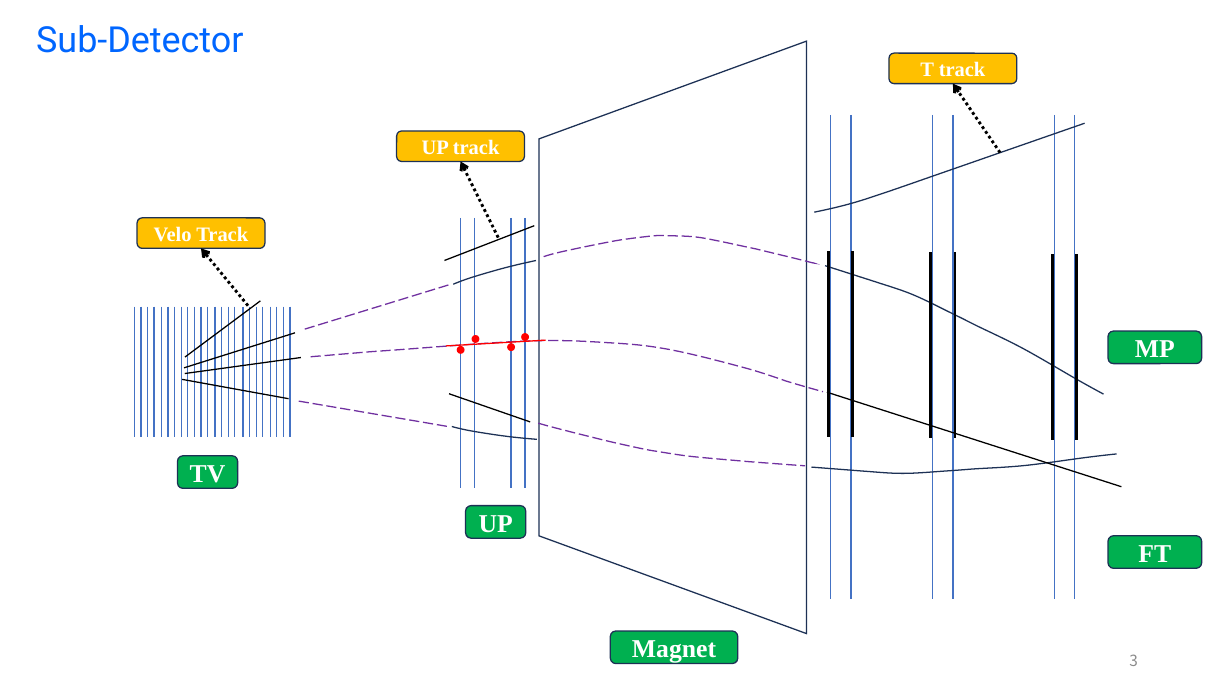
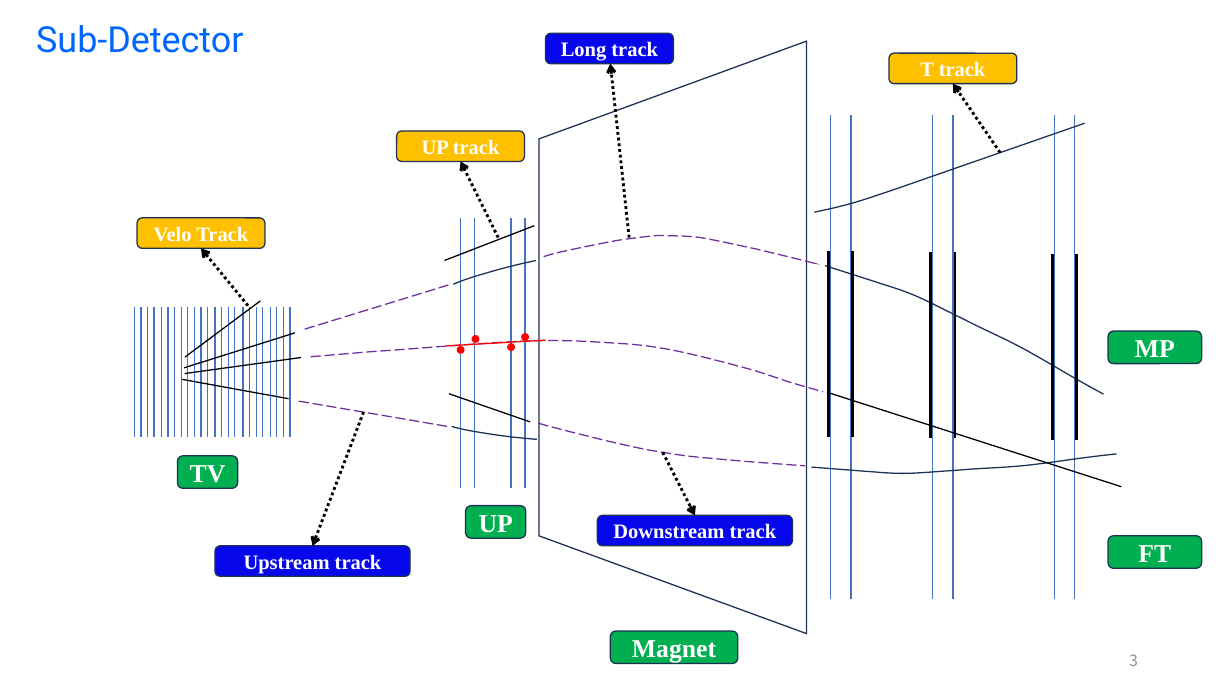
Before and after one commit to Easonfu1301/Notes-On-LHCb-Software, a slide deck: slide 3 of slidesforpre/260508-WP2-6.pptx. Drawn at 1232x693 pixels with LibreOffice and Linux fonts; fonts in the diff are those of the drawing. Boxes give left, top, right and bottom in pixels: in the first picture for what was removed or moved away, otherwise in the second. Text is boxed around its words. In the diff, an @@ line names an element or a change of style, - is before the commit and + after.

```diff
--- a/slidesforpre/260508-WP2-6.pptx
+++ b/slidesforpre/260508-WP2-6.pptx
@@ rounded rectangle added at [545, 33, 673, 64], fill #0707EC, outline #1E3256 1 pt, 16 pt, text #FFFFFF, bold @@
+Long track
@@ arrow added from (629, 238) to (611, 64), #000000 2.25 pt dashed @@
@@ arrow added from (363, 412) to (312, 546), #000000 2.25 pt dashed @@
@@ arrow added from (663, 453) to (695, 516), #000000 2.25 pt dashed @@
@@ rounded rectangle added at [598, 516, 793, 546], fill #0707EC, outline #1E3256 1 pt, 16 pt, text #FFFFFF, bold @@
+Downstream track
@@ rounded rectangle added at [215, 546, 410, 577], fill #0707EC, outline #1E3256 1 pt, 16 pt, text #FFFFFF, bold @@
+Upstream track
```
Also in this commit, not shown: 4 other files.
